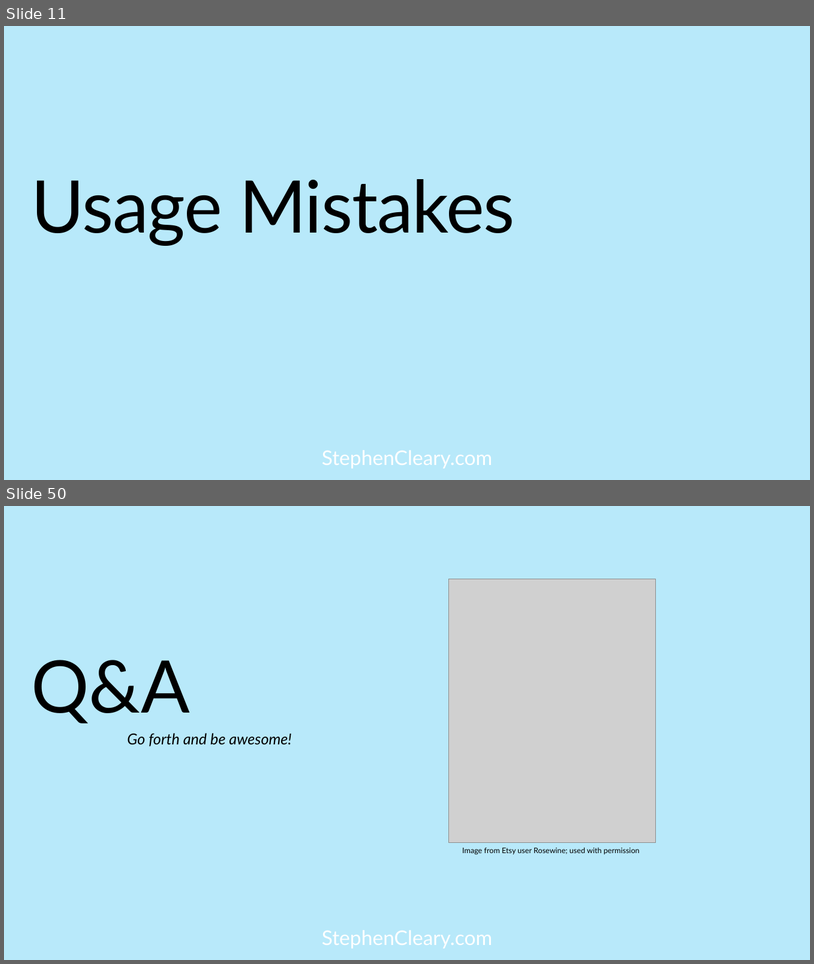
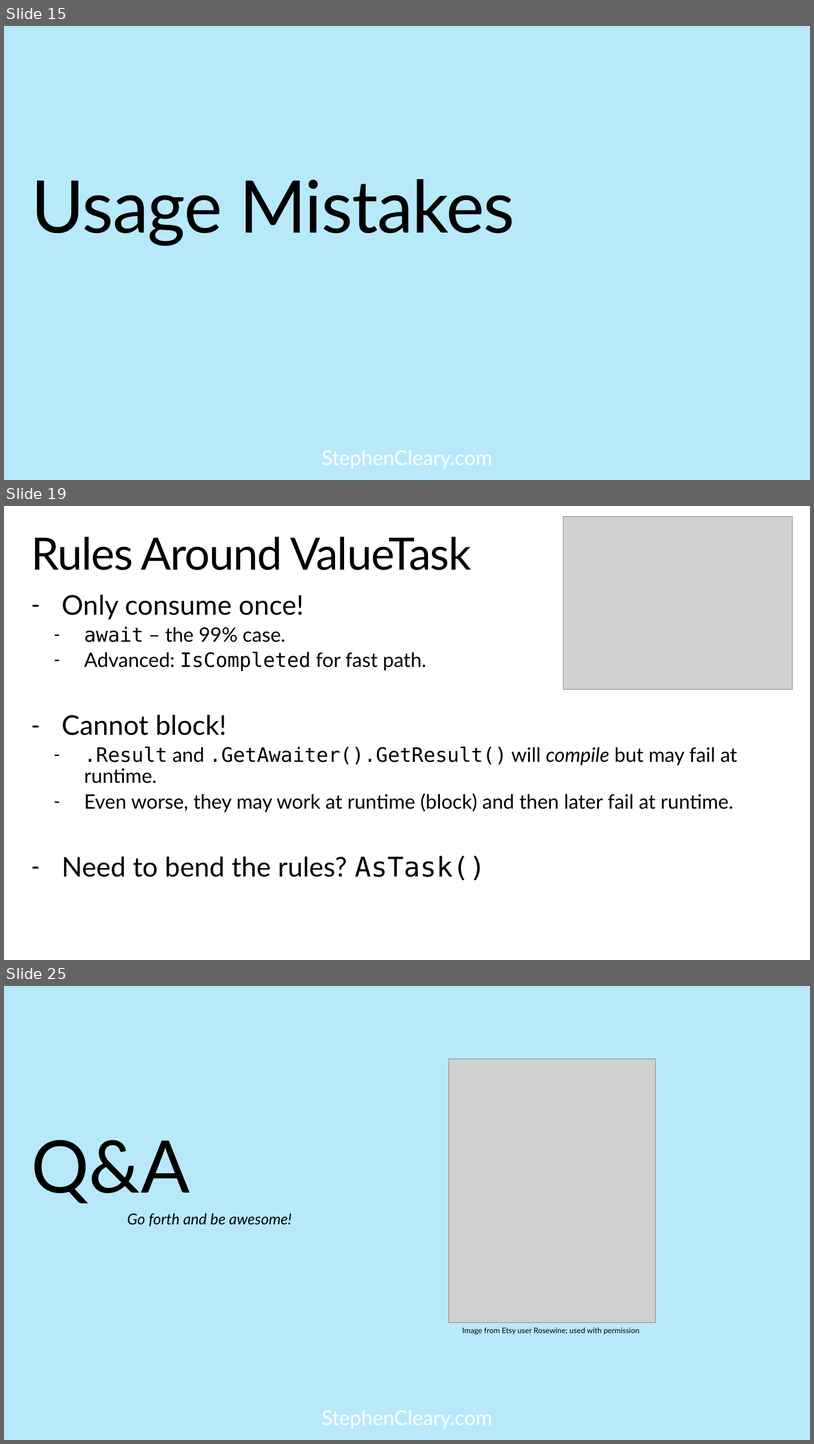
Before and after one commit to StephenCleary/Presentations, a slide deck: Async Pitfalls/Async Pitfalls.pptx. Shown one above the other, each under a label of ours: slides 11 and 50 before the commit, slides 15, 19 and 25 after it; the slides between them are not shown. The pictures are 814x964 and 814x1444 pixels, drawn with LibreOffice and Linux fonts; fonts in the diff are those of the drawing; grey boxes stand for pictures; background and template pictures are left out. Boxes give left, top, right and bottom in pixels: in the first picture for what was removed or moved away, otherwise in the second. Text is boxed around its words. In the diff, an @@ line names an element or a change of style, - is before the commit and + after.

```diff
--- a/Async Pitfalls/Async Pitfalls.pptx
+++ b/Async Pitfalls/Async Pitfalls.pptx
@@ slide 19 added at [4,506,810,960], background picture (left out); not listed: 1 template element that a slide beside it also shows @@
@@ picture added at [564,516,793,690] @@
@@ title added at [32,537,471,570], 52.9 pt, text #000000 @@
+Rules Around ValueTask
@@ text added at [62,594,738,880], 23.5 pt, text #000000 @@
+– Only consume once!
+  – await – the 99% case.
+  – Advanced: IsCompleted for fast path.
+– Cannot block!
+  – .Result and .GetAwaiter().GetResult() will compile but may fail at runtime.
+  – Even worse, they may work at runtime (block) and then later fail at runtime.
+– Need to bend the rules? AsTask()
@@ what was slide 11 is now slide 15 @@
@@ what was slide 50 is now slide 25 @@
```
Also in this commit, not shown: 15 slides changed, 2 other slides added, 28 slides removed, 25 other files.
